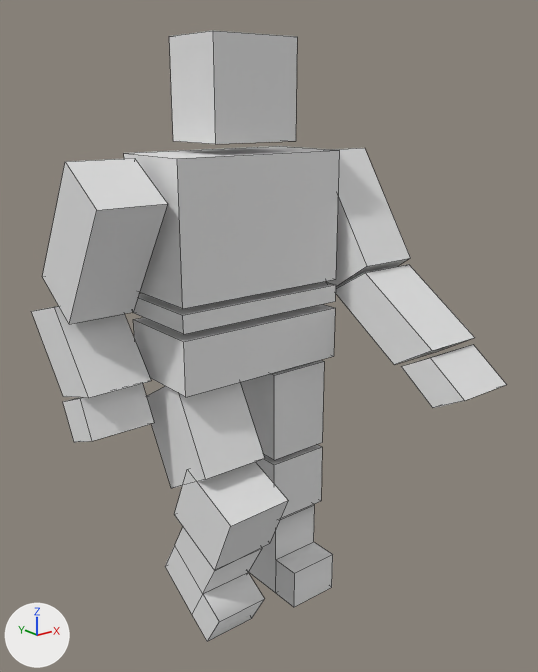
An edit to the OBJ model Assets/Models/POne/POne4.obj, drawn before and after from the same camera.
Rendered twice from a 50 mm camera at (-4.68, -6.23, 5.77) aimed at (0.06, -0.31, 3.4). Arrows for +X, +Y and +Z are at lower left; the lights stay in place. Mesh edges are drawn as thin lines. Where no turn or scale is listed for an object, it has been applied to the vertices.

In view in the first picture: 'POne4'.
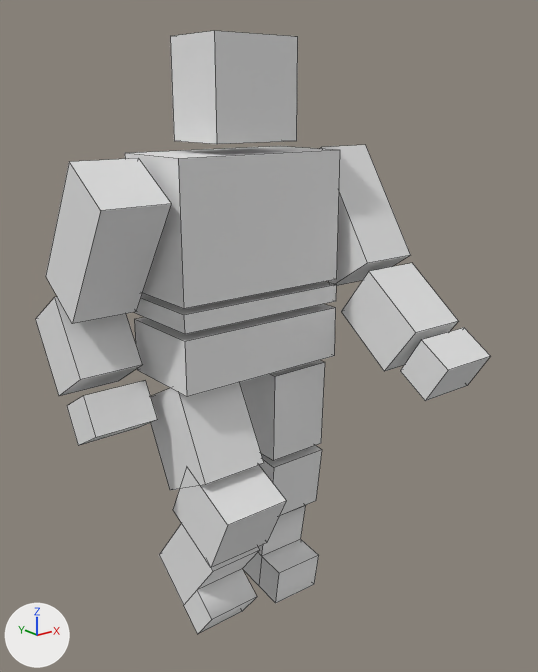
The change in detail:
me_pone4 is used by ob_pone4; location (0.0, 0.0, 0.0).
me_pone4 had 142 vertices, 109 faces and spanned x -1.85..1.79, y -2.1..1.38, z 0.0..6.39.
me_pone4 now has 142 vertices, 109 faces and spans x -1.81..1.82, y -1.86..1.39, z -0.08..6.39.
me_pone4 part 1: the loose piece of 8 vertices spanning x 0.21..0.96, y -0.21..0.59, z 1.06..1.8 is turned 26.1 degrees about the x axis through its middle, then moved by (-1.18, -0.62, 0.23).
me_pone4 part 2: the loose piece of 8 vertices spanning x -1.02..0.99, y -0.33..0.67, z 2.98..3.56 is moved by (0.01, 0.0, 0.0).
me_pone4 part 3: the loose piece of 8 vertices spanning x -0.51..0.49, y -0.21..0.55, z 5.39..6.39 is moved by (0.01, 0.0, 0.0).
me_pone4 part 4: the loose piece of 8 vertices spanning x -0.98..-0.2, y -0.97..0.08, z 1.14..2.15 is multiplied about its middle by the matrix ((1.0, 0.027, 0.016), (-0.031, 0.953, 0.302), (-0.007, -0.302, 0.953)), then moved by (1.18, 0.68, -0.2).
me_pone4 part 5: the loose piece of 8 vertices spanning x -0.96..-0.21, y -0.57..0.64, z 1.76..3.06 is turned 2.3 degrees about the x axis through its middle, then moved by (-0.01, -0.01, -0.03).
me_pone4 part 6: the loose piece of 8 vertices spanning x -1.02..0.99, y -0.33..0.67, z 3.63..3.83 is moved by (0.01, 0.0, 0.0).
me_pone4 part 7: the loose piece of 8 vertices spanning x 1.09..1.79, y -0.71..0.64, z 3.71..5.27 is moved by (0.03, 0.02, 0.03).
me_pone4 part 8: the loose piece of 8 vertices spanning x -1.83..-1.13, y -0.33..1.01, z 3.71..5.27 is moved by (0.03, -0.02, 0.0).
me_pone4 part 9: the loose piece of 8 vertices spanning x 0.21..0.96, y -0.21..0.59, z 1.86..2.9 is turned 1.7 degrees about the x axis through its middle, then moved by (-0.01, -0.01, 0.0).
me_pone4 part 10: the loose piece of 8 vertices spanning x -1.02..0.99, y -0.33..0.67, z 3.89..5.29 is moved by (0.01, 0.0, 0.0).
me_pone4 part 11: the loose piece of 16 vertices spanning x -0.89..-0.27, y -0.64..0.46, z 0.05..1.42 is rebuilt with 14 vertices and now spans x -0.92..-0.3, y -0.6..0.53, z 0.07..1.48.
me_pone4 part 12: the loose piece of 14 vertices spanning x 0.29..0.91, y -0.5..0.5, z 0.0..1.0 is rebuilt with 16 vertices and now spans x 0.23..0.88, y -0.31..0.76, z -0.08..1.06.
me_pone4 part 13: the loose piece of 8 vertices spanning x 1.09..1.79, y -2.1..-1.26, z 2.77..3.3 is rebuilt with 8 vertices and now spans x 1.12..1.82, y -1.86..-1.23, z 2.8..3.44.
me_pone4 part 14: the loose piece of 8 vertices spanning x -1.83..-1.13, y 0.12..0.77, z 2.4..2.97 is rebuilt with 8 vertices and now spans x -1.81..-1.11, y 0.08..0.72, z 2.38..3.0.
me_pone4 part 15: the loose piece of 8 vertices spanning x 1.09..1.79, y -1.66..-0.19, z 3.09..4.01 is rebuilt with 8 vertices and now spans x 1.12..1.82, y -1.41..-0.3, z 2.96..4.03.
me_pone4 part 16: the loose piece of 8 vertices spanning x -1.85..-1.12, y 0.15..1.38, z 2.85..3.83 is rebuilt with 8 vertices and now spans x -1.81..-1.1, y 0.35..1.39, z 2.79..3.9.

Boxes [x1, y1, x2, y2] around the edits, measured in the pictures (538 x 672 px; the box of a moved part takes in the faces that stretch with it):
'POne4', reshaped
    before: [31, 31, 507, 642]
    after: [35, 31, 490, 634]
part 1 of me_pone4, moved or reshaped
    before: [256, 444, 322, 519]
    after: [173, 465, 286, 568]
part 2 of me_pone4, moved or reshaped
    before: [133, 304, 335, 397]
    after: [134, 304, 336, 397]
part 3 of me_pone4, moved or reshaped
    before: [169, 31, 297, 144]
    after: [170, 31, 298, 144]
part 4 of me_pone4, moved or reshaped
    before: [174, 462, 288, 571]
    after: [259, 445, 322, 516]
part 5 of me_pone4, moved or reshaped
    before: [147, 382, 264, 488]
    after: [151, 382, 264, 490]
part 6 of me_pone4, moved or reshaped
    before: [133, 282, 336, 334]
    after: [134, 281, 336, 334]
part 7 of me_pone4, moved or reshaped
    before: [327, 148, 410, 288]
    after: [319, 145, 411, 286]
part 8 of me_pone4, moved or reshaped
    before: [42, 158, 168, 324]
    after: [46, 158, 172, 324]
part 9 of me_pone4, moved or reshaped
    before: [240, 360, 324, 460]
    after: [240, 360, 325, 461]
part 10 of me_pone4, moved or reshaped
    before: [124, 146, 339, 309]
    after: [125, 146, 340, 309]
part 11 of me_pone4, rebuilt
    before: [165, 527, 264, 642]
    after: [159, 523, 260, 634]
part 12 of me_pone4, rebuilt
    before: [249, 504, 333, 607]
    after: [243, 506, 319, 604]
part 13 of me_pone4, rebuilt (15% narrower, 14% taller)
    before: [401, 344, 507, 408]
    after: [400, 328, 490, 401]
part 14 of me_pone4, rebuilt (10% taller)
    before: [63, 383, 154, 443]
    after: [67, 380, 158, 446]
part 15 of me_pone4, rebuilt (16% narrower, 7% taller)
    before: [336, 264, 475, 365]
    after: [341, 263, 458, 371]
part 16 of me_pone4, rebuilt (10% narrower, 8% taller)
    before: [31, 306, 151, 398]
    after: [35, 297, 143, 396]
